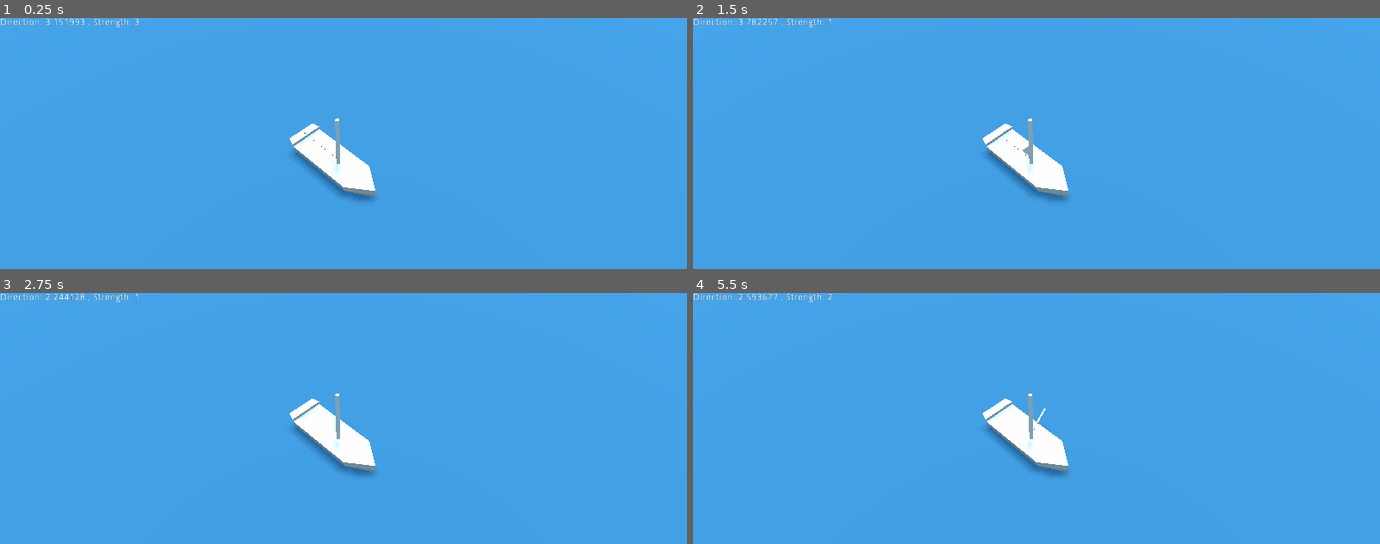
Above: before the commit, frames 1-4 (two rows, left to right).
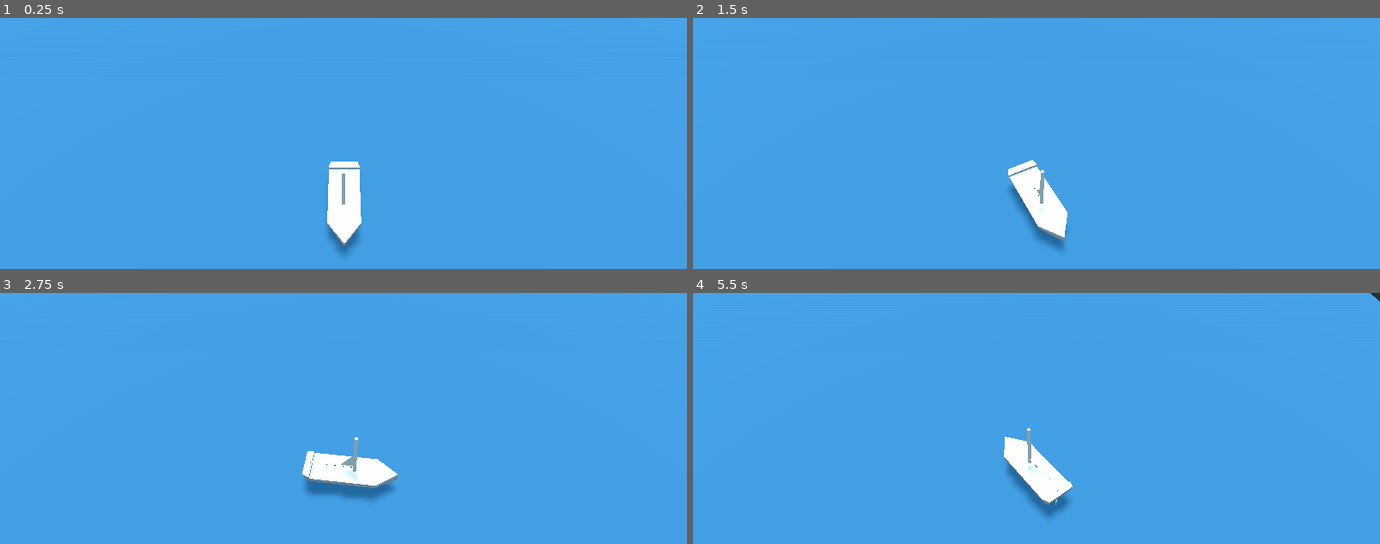
Above: after the commit, the same moments.

Repository: MrBananaLord/pirates
Game: Godot game, scene res://Main.tscn
The game is run twice, just before and just after one commit, with the same random seed, the same clock (stepped at 60 frames per second) and the same inputs.
Inputs:
- Up to frame 1 (0.25 s): no input
- Up to frame 2 (1.5 s): tap Enter at 0.5 s; hold Up (sail_up_1) 0.53-1.28 s; hold A (rudder_portside_1) 0.53-1.28 s; tap D (rudder_starboard_1) at 0.8, 1.35 s; hold Down (sail_down_1) from 1.28 s (still down)
- Up to frame 3 (2.75 s): tap Left (sail_clockwise_1) at 1.55 s; release Down (sail_down_1) at 2.03 s; hold Up (sail_up_1) from 2.03 s (still down); hold Left (sail_clockwise_1) from 2.03 s (still down); tap Right (sail_counterclockwise_1) at 2.3 s
- Up to frame 4 (5.5 s): release Left (sail_clockwise_1) at 2.78 s; tap Right (sail_counterclockwise_1) at 2.85, 5.3 s; tap A (rudder_portside_1) at 3.05 s; release Up (sail_up_1) at 3.53 s; hold A (rudder_portside_1) 3.53-4.28 s; hold Down (sail_down_1) from 3.53 s (still down); tap D (rudder_starboard_1) at 3.8, 4.35 s; tap Left (sail_clockwise_1) at 4.55 s; hold Left (sail_clockwise_1) from 5.03 s (still down)

The runs differ from the first frame. In frame 1, 3.0% of the frame differs, in the area x 0-55%, y 0-95%; in frame 2, 3.3%; in frame 3, 3.8%, in the area x 0-58%, y 0-83%; in frame 4, 3.4%.

Commit message:
It's moving.

Diff:
--- /dev/null
+++ b/Camera.gd
@@ -0,0 +1,4 @@
+extends Camera
+
+func follow(origin):
+	global_transform.origin = origin + Vector3(0,30,20)
--- /dev/null
+++ b/Main.gd
@@ -0,0 +1,5 @@
+extends Node
+
+func _physics_process(delta):
+	$Player.applyWind($Wind.direction, $Wind.strength, delta)
+	$Camera.follow($Player.global_transform.origin)
--- a/Main.tscn
+++ b/Main.tscn
@@ -1,7 +1,9 @@
-[gd_scene load_steps=6 format=2]
+[gd_scene load_steps=8 format=2]
 
 [ext_resource path="res://Player.tscn" type="PackedScene" id=1]
 [ext_resource path="res://Wind.tscn" type="PackedScene" id=2]
+[ext_resource path="res://Main.gd" type="Script" id=3]
+[ext_resource path="res://Camera.gd" type="Script" id=4]
 
 [sub_resource type="BoxShape" id=1]
 extents = Vector3( 100, 1, 100 )
@@ -13,9 +15,15 @@
 albedo_color = Color( 0.207843, 0.498039, 0.686275, 1 )
 
 [node name="Main" type="Node"]
+script = ExtResource( 3 )
+
+[node name="Camera" type="Camera" parent="."]
+transform = Transform( 1, 0, 0, 0, 0.5, 0.866025, 0, -0.866025, 0.5, 0, 25, 20 )
+current = true
+script = ExtResource( 4 )
 
 [node name="Player" parent="." instance=ExtResource( 1 )]
-transform = Transform( 0.707107, 0, 0.707107, 0, 1, 0, -0.707107, 0, 0.707107, 0, 0, 0 )
+transform = Transform( 1, 0, 0, 0, 1, 0, 0, 0, 1, 0, 0, 0 )
 
 [node name="Water" type="StaticBody" parent="."]
 transform = Transform( 1, 0, 0, 0, 1, 0, 0, 0, 1, 0, -1, 0 )
@@ -31,11 +39,6 @@
 mesh = SubResource( 2 )
 material/0 = SubResource( 3 )
 
-[node name="CameraPivot" type="Position3D" parent="."]
-transform = Transform( 1, 0, 0, 0, 0.5, 0.866025, 0, -0.866025, 0.5, 0, 25, 20 )
-
-[node name="Camera" type="Camera" parent="CameraPivot"]
-
 [node name="DirectionalLight" type="DirectionalLight" parent="."]
 transform = Transform( 1, 0, 0, 0, -0.258819, 0.965926, 0, -0.965926, -0.258819, 0, 26, 0 )
 shadow_enabled = true
--- a/Player.gd
+++ b/Player.gd
@@ -7,14 +7,29 @@
 
 func _physics_process(delta):
 	if Input.is_action_pressed("sail_up_1"):
-		$Pivot/Ship.sailsUp()
+		$Ship.sailsUp()
 	if Input.is_action_pressed("sail_down_1"):
-		$Pivot/Ship.sailsDown()
+		$Ship.sailsDown()
 	if Input.is_action_pressed("rudder_portside_1"):
-		$Pivot/Ship.rudderTurnStarboard()
+		$Ship.rudderTurnStarboard()
 	if Input.is_action_pressed("rudder_starboard_1"):
-		$Pivot/Ship.rudderTurnPortside()
-	if Input.is_action_pressed("sail_clockwise_1"):
-		$Pivot/Ship.sailClockwise()
-	if Input.is_action_pressed("sail_counterclockwise_1"):
-		$Pivot/Ship.sailCounterclockwise()
+		$Ship.rudderTurnPortside()
+#	if Input.is_action_pressed("sail_clockwise_1"):
+#		$Ship.sailClockwise()
+#	if Input.is_action_pressed("sail_counterclockwise_1"):
+#		$Ship.sailCounterclockwise()
+
+
+func applyWind(windAngle, windStrength, delta):
+	var sailAngle = $Ship/Hull/Mast.global_transform.basis.z.angle_to(Vector3.BACK)
+	var strength = abs(sin(0 - sailAngle)) * windStrength * $Ship.sailFold
+
+	var direction = transform.basis.z
+	var velocity = Vector3.ZERO
+
+	velocity.x = strength * direction.x * delta
+	velocity.z = strength * direction.z * delta
+	velocity.y -= 1000 * delta
+
+	rotate_y(- $Ship.rudderAngle / 50)
+	move_and_slide(velocity.rotated(transform.basis.y, $Ship.rudderAngle * delta), Vector3.UP)
--- a/Player.tscn
+++ b/Player.tscn
@@ -3,16 +3,14 @@
 [ext_resource path="res://Ship.tscn" type="PackedScene" id=1]
 [ext_resource path="res://Player.gd" type="Script" id=2]
 
-[sub_resource type="BoxShape" id=1]
-extents = Vector3( 1.31298, 0.66096, 2.66986 )
+[sub_resource type="CapsuleShape" id=1]
 
 [node name="Player" type="KinematicBody"]
 script = ExtResource( 2 )
 
-[node name="Pivot" type="Spatial" parent="."]
+[node name="CollisionShape" type="CollisionShape" parent="."]
+transform = Transform( 1.55412, 0, 0, 0, 1.06066, 0, 0, 0, 3.98968, 0.0572484, 0.538137, 0.753858 )
+shape = SubResource( 1 )
 
-[node name="Ship" parent="Pivot" instance=ExtResource( 1 )]
-
-[node name="CollisionShape" type="CollisionShape" parent="."]
-transform = Transform( 1, 0, 0, 0, 1, 0, 0, 0, 1, -0.694858, 0.538137, -0.0949354 )
-shape = SubResource( 1 )
+[node name="Ship" parent="." instance=ExtResource( 1 )]
+transform = Transform( 1, 0, 0, 0, 1, 0, 0, 0, 1, 0, 0, 2.13596 )
--- a/Ship.gd
+++ b/Ship.gd
@@ -1,14 +1,20 @@
 extends Spatial
 
 var initialSailScale = $Hull/Mast/Sail.scale
-var sailFold = 100
+var sailFold = 100 setget , getSailFold
 var sailFoldSpeed = 1
 var rudderRotationSpeed = deg2rad(1)
 var mastRotationSpeed = deg2rad(1)
-var rudderAngle = 0
+var rudderAngle = 0 setget , getRudderAngle
 
 func _ready():
 	_setSailFold(0)
+
+func getSailFold():
+	return sailFold
+
+func getRudderAngle():
+	return rudderAngle
 
 func sailsUp():
 	if sailFold + sailFoldSpeed <= 100:
@@ -28,7 +34,6 @@
 
 func _setSailFold(fold):
 	sailFold = fold
-	print(fold / 100.0)
 	$Hull/Mast/Sail.scale = initialSailScale * (fold / 100.0)
 
 func sailClockwise():
--- a/Wind.gd
+++ b/Wind.gd
@@ -4,7 +4,8 @@
 var direction = 0
 
 func _ready():
-	change_direction()
+	# change_direction()
+	pass
 
 func change_direction():
 	strength = [1,2,3][randi() % 3]
@@ -12,4 +13,5 @@
 	$Label.text = "Direction: " + str(direction) + " , Strength: " + str(strength)
 
 func _on_WindChangeTimer_timeout():
-	change_direction()
+	# change_direction()
+	pass
